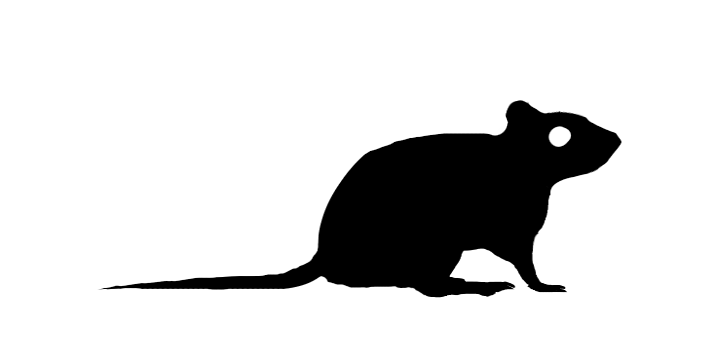
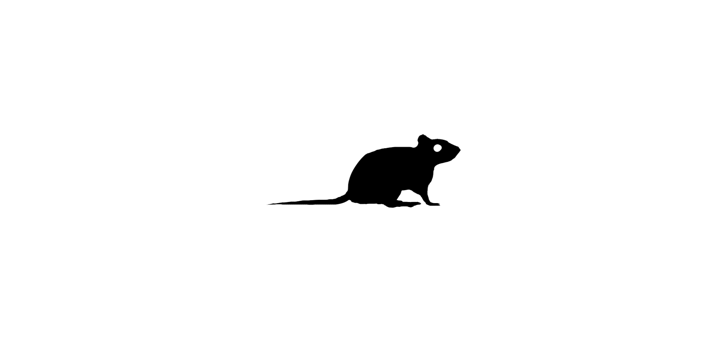
Layers edited between the first and the second 727 × 341 image:
added layer "Layer 1(pasted)" above "Paint Layer 1" over [266, 134, 461, 208]
hid "Paint Layer 1" (2nd of 3) over [97, 100, 622, 298]
